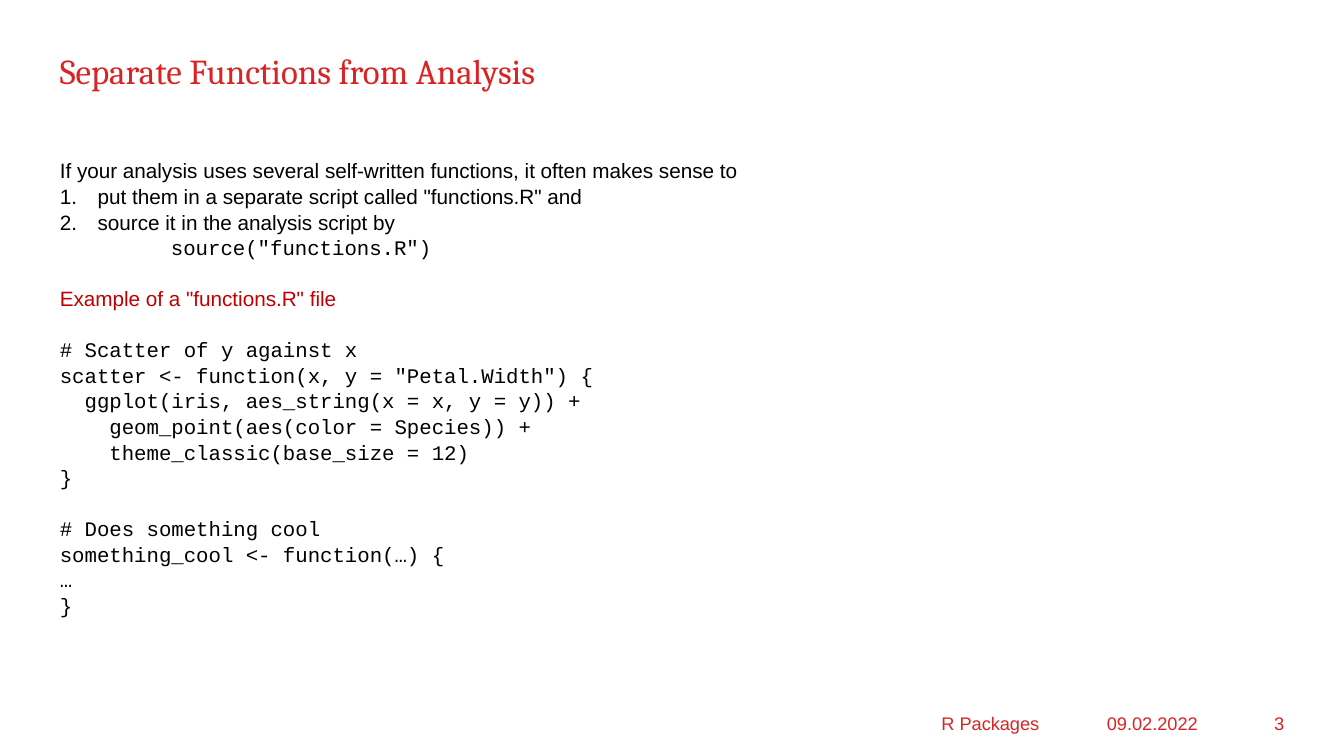
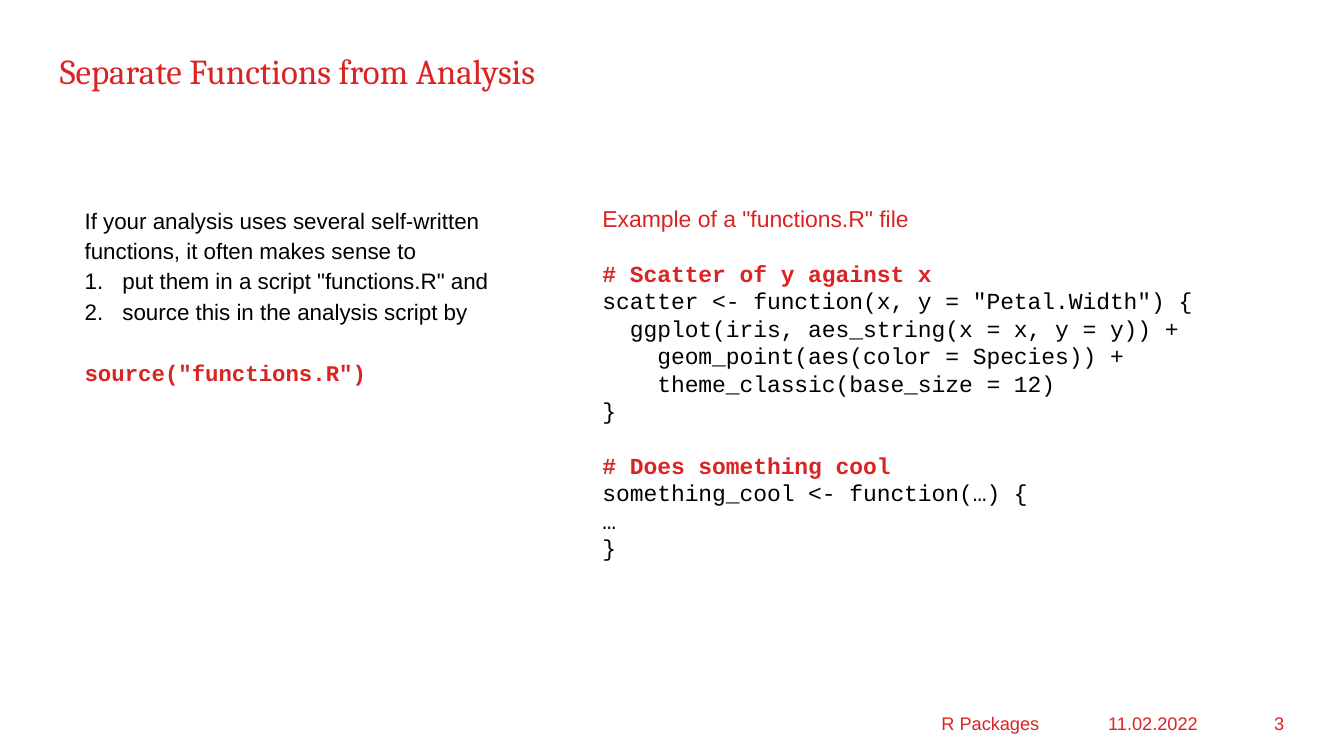
Before and after one commit to mayer79/apero, a slide deck: slide 3 of RPackage_en.pptx. Drawn at 1344x756 pixels with LibreOffice and Linux fonts; fonts in the diff are those of the drawing; background and template pictures are left out. Boxes give left, top, right and bottom in pixels: in the first picture for what was removed or moved away, otherwise in the second. Text is boxed around its words. In the diff, an @@ line names an element or a change of style, - is before the commit and + after.

Commit message:
improved slides

```diff
--- a/RPackage_en.pptx
+++ b/RPackage_en.pptx
@@ text "If your analysis uses several ...": place and size @@
-text "If your analysis uses several ..." at [60,163,737,567]
+text "If your analysis uses several ..." at [85,212,488,386]
@@ text at [85,212,479,386]: size 14.8 to 16 pt in "If your analysis uses several self-written functions, ...", "source("functions.R")"; text colour #000000 to #DA2323, bold on in "source("functions.R")"; line spacing 1.03 to 1.13 @@
@@ text added at [602,210,1165,506], 16.3 pt, text #000000 @@
+Example of a "functions.R" file
+# Scatter of y against x
+scatter <- function(x, y = "Petal.Width") {
+ggplot(iris, aes_string(x = x, y = y)) +
+geom_point(aes(color = Species)) +
+theme_classic(base_size = 12)
+}
+# Does something cool
+something_cool <- function(…) {
+…
+}
@@ text at [60,291,569,567]: paragraphs removed @@
-Example of a "functions.R" file
-# Scatter of y against x
-scatter <- function(x, y = "Petal.Width") {
-ggplot(iris, aes_string(x = x, y = y)) +
-geom_point(aes(color = Species)) +
-theme_classic(base_size = 12)
-}
-# Does something cool
-something_cool <- function(…) {
-…
-}
@@ text at [122,272,488,325]: text changed; size 14.8 to 16 pt @@
-1. put them in a separate script called "functions.R" and
-2. source it in the analysis script by
+1. put them in a script "functions.R" and
+2. source this in the analysis script by
@@ text at [1108,717,1198,730]: text changed @@
-09.02.2022
+11.02.2022
```
Also in this commit, not shown: 6 other slides changed.
